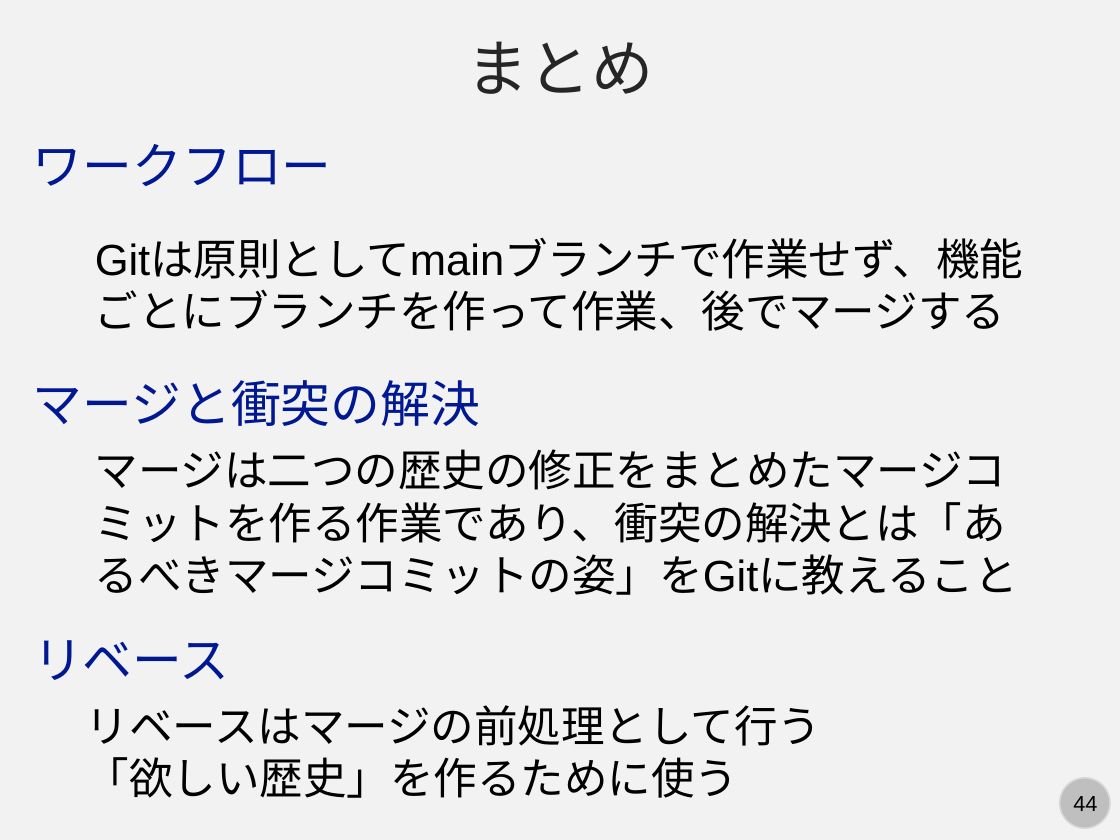
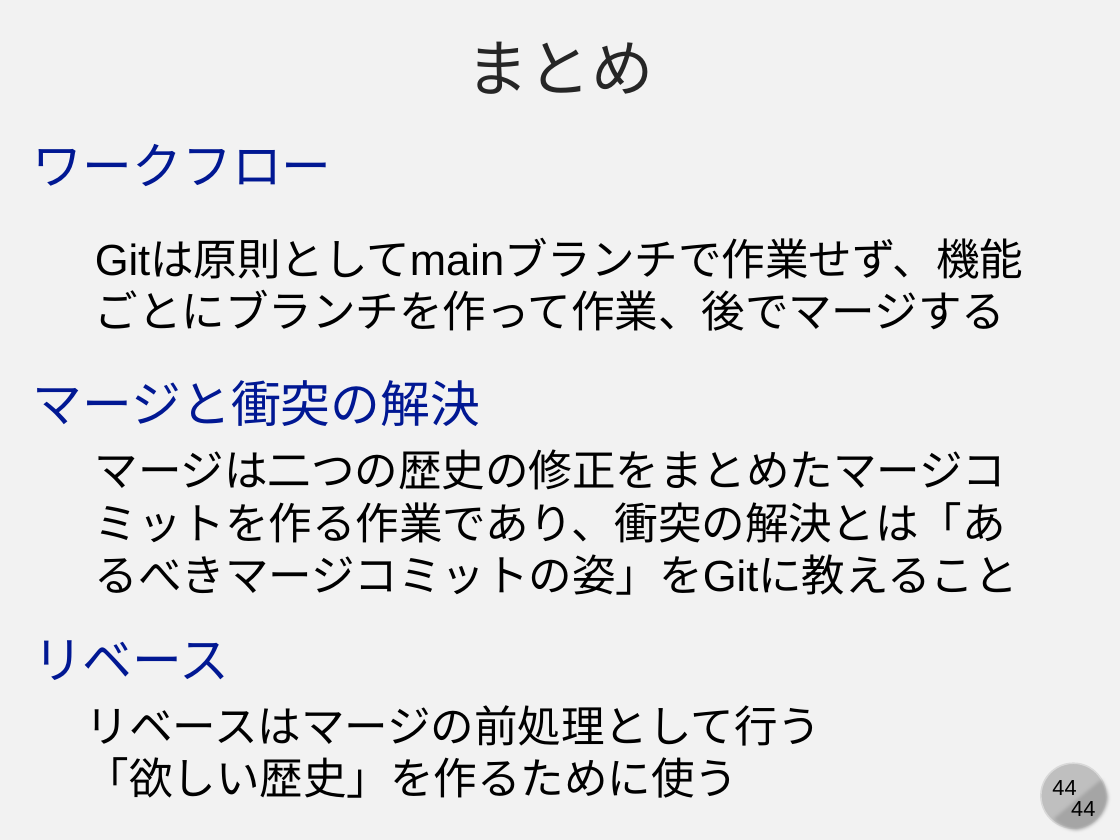
Before and after one commit to kaityo256/github, a slide deck: slide 44 of branch/fig/slide.pptx. Drawn at 1120x840 pixels with LibreOffice and Linux fonts; fonts in the diff are those of the drawing. Boxes give left, top, right and bottom in pixels: in the first picture for what was removed or moved away, otherwise in the second. Text is boxed around its words. In the diff, an @@ line names an element or a change of style, - is before the commit and + after.

```diff
--- a/branch/fig/slide.pptx
+++ b/branch/fig/slide.pptx
@@ ellipse: place and size @@
-ellipse at <box>1060,778,1110,829</box>
+ellipse at <box>1040,763,1105,828</box>
@@ chord (boxed as its full ellipse) added at <box>1041,762,1112,834</box>, fill #A6A6A6 @@
@@ page number added at <box>1052,780,1076,795</box>, 14 pt, text #000000 @@
+44
@@ text "44": place and size @@
-text "44" at <box>1073,796,1097,811</box>
+text "44" at <box>1071,801,1095,816</box>
```
Also in this commit, not shown: 43 other slides changed, 9 other files.
